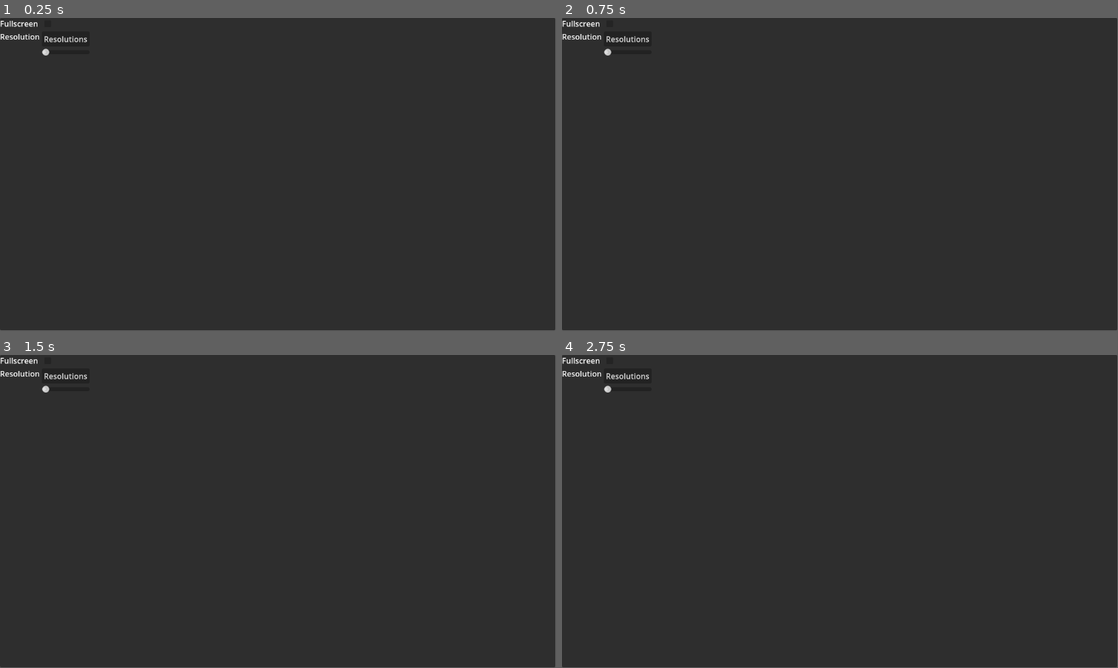
Above: before the commit, frames 1-4 (two rows, left to right).
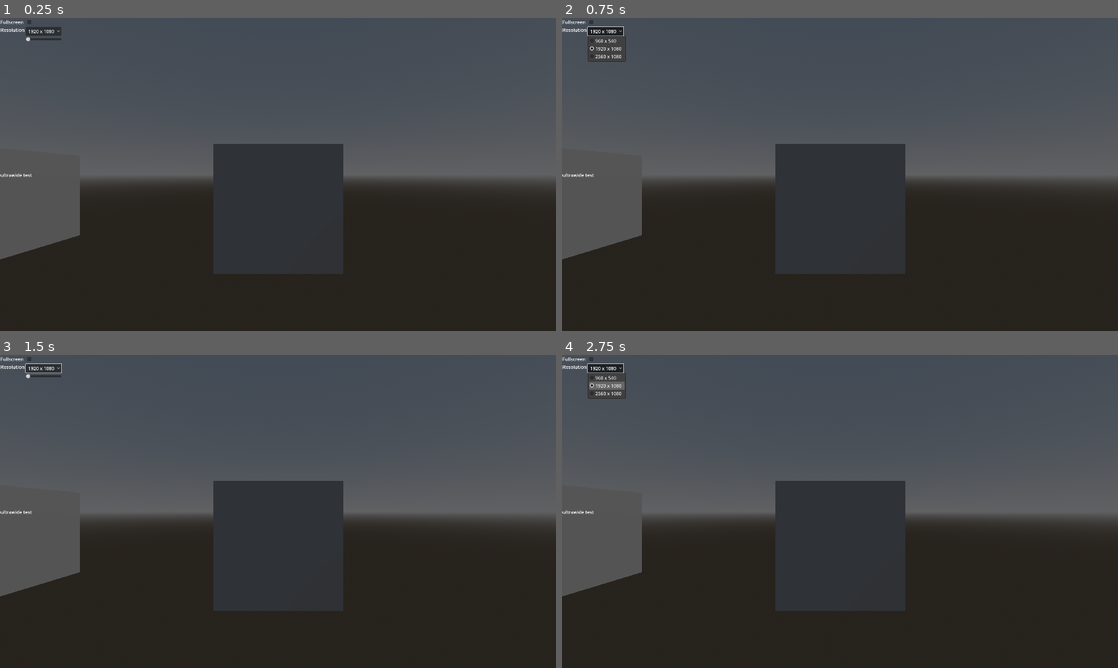
Above: after the commit, the same moments.

Repository: SyntronicZero/Setting-Save-Practice
Game: Godot game, scene res://levels/example_viewport.tscn
Two runs of this game, one before a commit and one after it. Both use one fixed random seed, a clock stepped at 60 frames per second and the inputs below. Before the commit the project starts from res://menus/settings.tscn.
Inputs (mouse positions are in pixels of both pictures, inside the frame that each line leads up to):
- Up to frame 1 (0.25 s): no input
- Up to frame 2 (0.75 s): click (606, 30) at 0.5 s, where only the run after the commit has a clickable "1920 x 1080"
- Up to frame 3 (1.5 s): tap Enter at 1.25 s; move the mouse to (400, 495) at 1.27 s; hold D (Right) from 1.28 s (still down); click (400, 495) at 1.35 s
- Up to frame 4 (2.75 s): tap Space (Jump) at 1.52, 2, 2.27 s; move the mouse to (728, 527) at 2.02 s; release D (Right) at 2.03 s; hold S (Down) from 2.03 s (still down); click (728, 527) at 2.1 s
In our replay, the window is 799x449 before the commit and 800x450 after it. These sizes can differ from the game's own. Grey fills any space a smaller window leaves; there, only what the larger window draws over its background counts as a difference.

The runs differ from the first frame. In frame 1, 52% of the frame differs, in the area x 0-100%, y 0-100%; in frame 2, 52%; in frame 3, 52%; in frame 4, 52%.

Commit message:
Added resolution selection

Diff:
--- a/ConfigFileManager.gd
+++ b/ConfigFileManager.gd
@@ -15,8 +15,8 @@
 		config.set_value("keybinding", "Shoot", "mouse_1")
 
 		config.set_value("screen", "Fullscreen", false)
-		config.set_value("screen", "Width", "960")
-		config.set_value("screen", "Height", "540")
+		config.set_value("screen", "Width", 1920)
+		config.set_value("screen", "Height", 1080)
 		config.save(SETTINGS_SAVE_PATH)
 	else:
 		config.load(SETTINGS_SAVE_PATH)
--- /dev/null
+++ b/levels/example_viewport.tscn
@@ -0,0 +1,52 @@
+[gd_scene load_steps=6 format=3 uid="uid://cf3w8243h2vy0"]
+
+[ext_resource type="PackedScene" uid="uid://cqnhk1l0pbdht" path="res://menus/settings.tscn" id="1_3whew"]
+
+[sub_resource type="ProceduralSkyMaterial" id="ProceduralSkyMaterial_2o6gp"]
+sky_horizon_color = Color(0.662243, 0.671743, 0.686743, 1)
+ground_horizon_color = Color(0.662243, 0.671743, 0.686743, 1)
+
+[sub_resource type="Sky" id="Sky_3whew"]
+sky_material = SubResource("ProceduralSkyMaterial_2o6gp")
+
+[sub_resource type="Environment" id="Environment_1s84e"]
+background_mode = 2
+sky = SubResource("Sky_3whew")
+tonemap_mode = 2
+glow_enabled = true
+
+[sub_resource type="BoxMesh" id="BoxMesh_7ablv"]
+
+[node name="Example_Viewport" type="Node3D"]
+
+[node name="DirectionalLight3D" type="DirectionalLight3D" parent="."]
+transform = Transform3D(-0.866025, -0.433013, 0.25, 0, 0.5, 0.866025, -0.5, 0.75, -0.433013, 0, 0, 0)
+shadow_enabled = true
+
+[node name="WorldEnvironment" type="WorldEnvironment" parent="."]
+environment = SubResource("Environment_1s84e")
+
+[node name="MeshInstance3D" type="MeshInstance3D" parent="."]
+mesh = SubResource("BoxMesh_7ablv")
+
+[node name="MeshInstance3D2" type="MeshInstance3D" parent="."]
+transform = Transform3D(1, 0, 0, 0, 1, 0, 0, 0, 1, -2.99932, 0, 0)
+mesh = SubResource("BoxMesh_7ablv")
+
+[node name="Camera3D" type="Camera3D" parent="."]
+transform = Transform3D(1, 0, 0, 0, 1, 0, 0, 0, 1, 0, 0.259773, 2.06235)
+
+[node name="Settings" parent="." instance=ExtResource("1_3whew")]
+
+[node name="Label" type="Label" parent="."]
+anchors_preset = 13
+anchor_left = 0.5
+anchor_right = 0.5
+anchor_bottom = 1.0
+offset_left = -960.0
+offset_top = 529.0
+offset_right = -852.0
+offset_bottom = -528.0
+grow_horizontal = 2
+grow_vertical = 2
+text = "ultrawide test"
--- /dev/null
+++ b/menus/resolution_dropdown.gd
@@ -0,0 +1,41 @@
+extends OptionButton
+
+@onready var resolution_dropdown: OptionButton = $"."
+
+
+var resolutions: Dictionary = {"960 x 540": Vector2i(960, 540),
+								"1920 x 1080": Vector2i(1920, 1080),
+								"2560 x 1080": Vector2i(2560, 1080)}
+
+
+# Called when the node enters the scene tree for the first time.
+func _ready() -> void:
+	var screen_settings = ConfigFileManager.load_screen_settings()
+	#var saved_res: String = str(screen_settings.Width) + " x " + str(screen_settings.Height)
+	get_window().set_size(Vector2(screen_settings.Width, screen_settings.Height)) #sets the screen size BEFORE updating the resolution dropdown
+	add_resolutions()
+	#print(saved_res)
+	#resolution_dropdown.select()
+	#
+	pass # Replace with function body.
+
+func add_resolutions(): #adds items to the dropdown based on the resolution dictionary
+	var current_res = get_window().get_size()
+	var res_ID = 0
+	print(current_res)
+	for r in resolutions: #r is the entries in the dictionary, this cycles through each entry until its gone through all of them
+		resolution_dropdown.add_item(r)
+		if resolutions[r] == current_res:
+			resolution_dropdown.select(res_ID)
+		res_ID += 1
+
+func save_screen_resolution(input_res):
+	ConfigFileManager.save_screen_settings("Width", input_res.x)
+	ConfigFileManager.save_screen_settings("Height", input_res.y)
+	pass
+
+func _on_item_selected(index: int) -> void:
+	var Res_ID = resolution_dropdown.get_item_text(index)
+	save_screen_resolution(resolutions[Res_ID])
+	get_window().set_size(resolutions[Res_ID])
+	pass # Replace with function body.
--- /dev/null
+++ b/menus/settings.gd
@@ -0,0 +1,17 @@
+extends Control
+
+@onready var fullscreen_button: CheckBox = $Background/HBoxContainer/VBoxContainer/FullscreenButton
+
+
+# Called when the node enters the scene tree for the first time.
+func _ready() -> void:
+	var screen_settings = ConfigFileManager.load_screen_settings()
+	fullscreen_button.button_pressed = screen_settings.Fullscreen
+
+
+
+
+
+func _on_fullscreen_button_toggled(toggled_on: bool) -> void:
+	ConfigFileManager.save_screen_settings("Fullscreen", toggled_on)
+	pass # Replace with function body.
--- a/menus/settings.tscn
+++ b/menus/settings.tscn
@@ -1,4 +1,7 @@
-[gd_scene format=3 uid="uid://cqnhk1l0pbdht"]
+[gd_scene load_steps=3 format=3 uid="uid://cqnhk1l0pbdht"]
+
+[ext_resource type="Script" uid="uid://cuk1knkdwbg16" path="res://menus/settings.gd" id="1_urrvo"]
+[ext_resource type="Script" uid="uid://bkev3y82nlwue" path="res://menus/resolution_dropdown.gd" id="2_kot5a"]
 
 [node name="Settings" type="Control"]
 layout_mode = 3
@@ -7,6 +10,7 @@
 anchor_bottom = 1.0
 grow_horizontal = 2
 grow_vertical = 2
+script = ExtResource("1_urrvo")
 
 [node name="Background" type="Panel" parent="."]
 layout_mode = 1
@@ -42,20 +46,14 @@
 [node name="FullscreenButton" type="CheckBox" parent="Background/HBoxContainer/VBoxContainer"]
 layout_mode = 2
 
-[node name="ResolutionsBar" type="MenuBar" parent="Background/HBoxContainer/VBoxContainer"]
+[node name="ResolutionDropdown" type="OptionButton" parent="Background/HBoxContainer/VBoxContainer"]
 layout_mode = 2
-start_index = 0
-
-[node name="Resolutions" type="PopupMenu" parent="Background/HBoxContainer/VBoxContainer/ResolutionsBar"]
-size = Vector2i(111, 100)
-allow_search = false
-item_count = 3
-item_0/text = "960 x 540"
-item_0/id = 0
-item_1/text = "1920 x 1080"
-item_1/id = 1
-item_2/text = "2560 x 1080"
-item_2/id = 2
+selected = 0
+fit_to_longest_item = false
+script = ExtResource("2_kot5a")
 
 [node name="HSlider" type="HSlider" parent="Background/HBoxContainer/VBoxContainer"]
 layout_mode = 2
+
+[connection signal="toggled" from="Background/HBoxContainer/VBoxContainer/FullscreenButton" to="." method="_on_fullscreen_button_toggled"]
+[connection signal="item_selected" from="Background/HBoxContainer/VBoxContainer/ResolutionDropdown" to="Background/HBoxContainer/VBoxContainer/ResolutionDropdown" method="_on_item_selected"]
--- a/project.godot
+++ b/project.godot
@@ -11,13 +11,21 @@
 [application]
 
 config/name="Settings Save Practice"
-run/main_scene="uid://cqnhk1l0pbdht"
+run/main_scene="uid://cf3w8243h2vy0"
 config/features=PackedStringArray("4.4", "Forward Plus")
 config/icon="res://icon.svg"
 
 [autoload]
 
 ConfigFileManager="*res://ConfigFileManager.gd"
+
+[display]
+
+window/size/viewport_width=1920
+window/size/viewport_height=1080
+window/size/mode=2
+window/stretch/mode="canvas_items"
+window/stretch/aspect="expand"
 
 [input]
 
Not shown, added: menus/resolution_dropdown.gd.uid
Not shown, added: menus/settings.gd.uid
